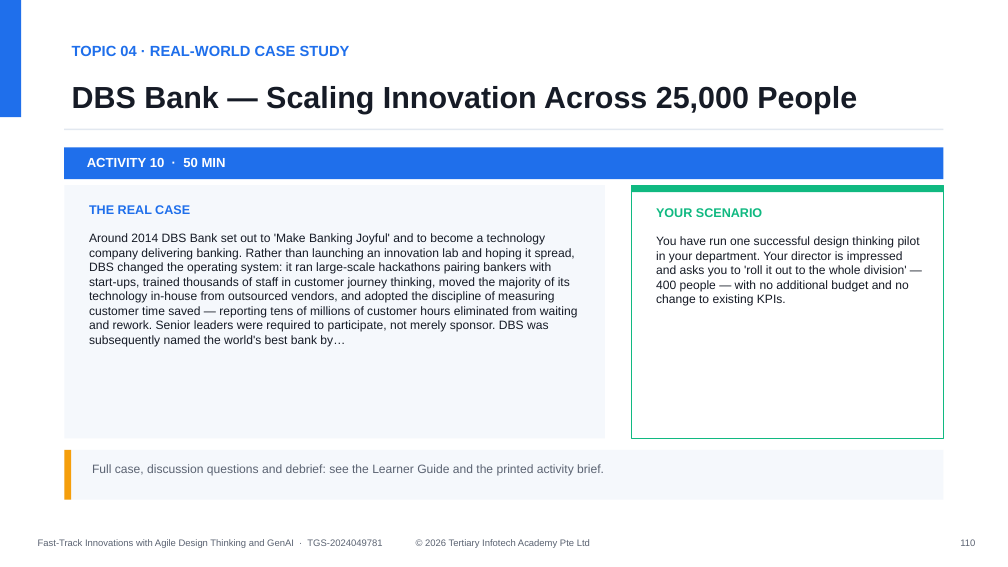
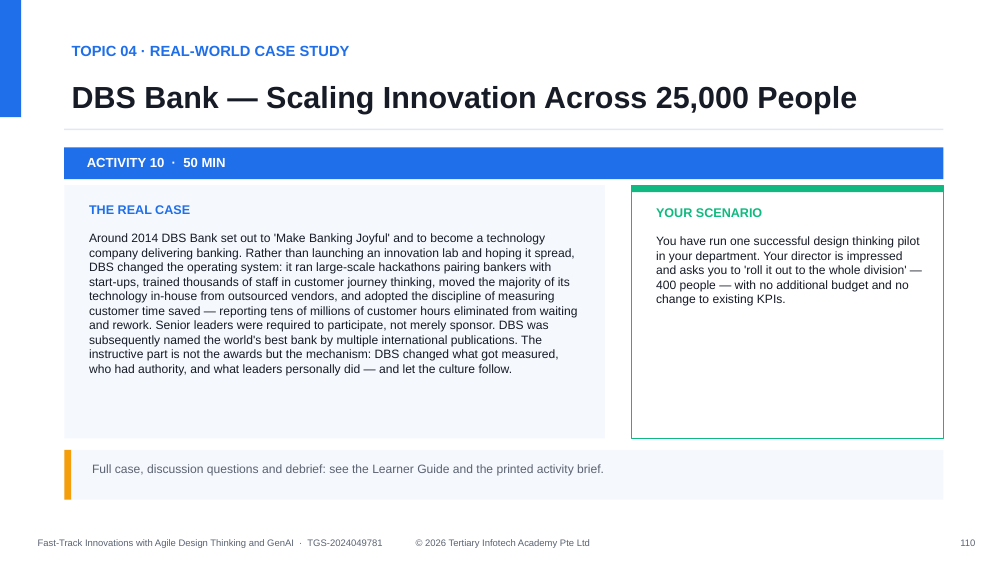
Before and after one commit to tertiarycourses/TGS-2024049781-Fast-Track-Innovations-with-Agile-Design-Thinking-and-Generative-AI, a slide deck: slide 110 of courseware/Fast-Track Innovations with Agile Design Thinking and GenAI-v4.0.pptx. Drawn at 1008x567 pixels with LibreOffice and Linux fonts; fonts in the diff are those of the drawing. Boxes give left, top, right and bottom in pixels: in the first picture for what was removed or moved away, otherwise in the second. Text is boxed around its words. In the diff, an @@ line names an element or a change of style, - is before the commit and + after.

```diff
--- a/courseware/Fast-Track Innovations with Agile Design Thinking and GenAI-v4.0.pptx
+++ b/courseware/Fast-Track Innovations with Agile Design Thinking and GenAI-v4.0.pptx
@@ text at [89,233,578,375]: text changed @@
-Around 2014 DBS Bank set out to 'Make Banking Joyful' and to become a technology company delivering banking. Rather than launching an innovation lab and hoping it spread, DBS changed the operating system: it ran large-scale hackathons pairing bankers with start-ups, trained thousands of staff in customer journey thinking, moved the majority of its technology in-house from outsourced vendors, and adopted the discipline of measuring customer time saved — reporting tens of millions of customer hours eliminated from waiting and rework. Senior leaders were required to participate, not merely sponsor. DBS was subsequently named the world's best bank by…
+Around 2014 DBS Bank set out to 'Make Banking Joyful' and to become a technology company delivering banking. Rather than launching an innovation lab and hoping it spread, DBS changed the operating system: it ran large-scale hackathons pairing bankers with start-ups, trained thousands of staff in customer journey thinking, moved the majority of its technology in-house from outsourced vendors, and adopted the discipline of measuring customer time saved — reporting tens of millions of customer hours eliminated from waiting and rework. Senior leaders were required to participate, not merely sponsor. DBS was subsequently named the world's best bank by multiple international publications. The instructive part is not the awards but the mechanism: DBS changed what got measured, who had authority, and what leaders personally did — and let the culture follow.
```
Also in this commit, not shown: 15 other slides changed, 30 other files.
